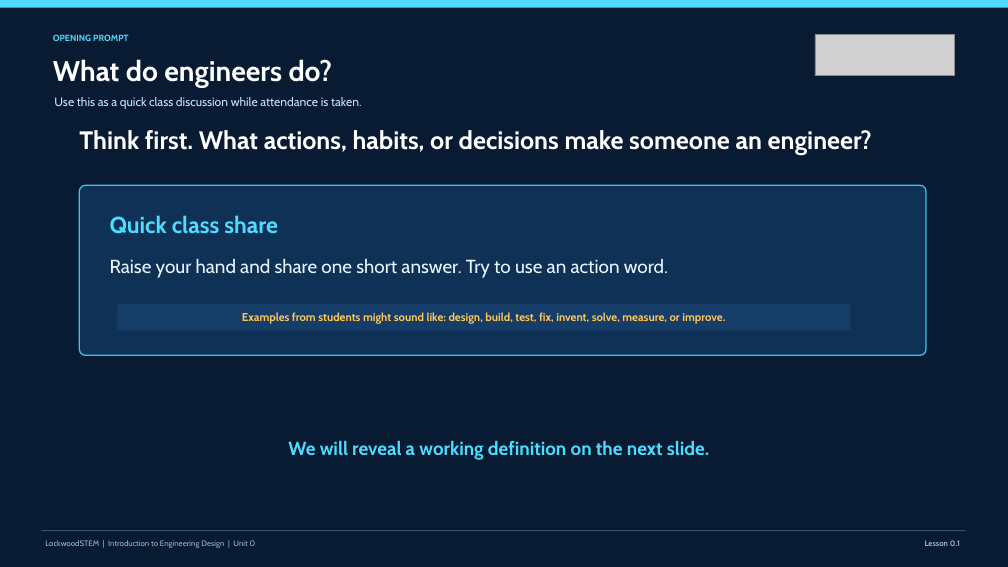
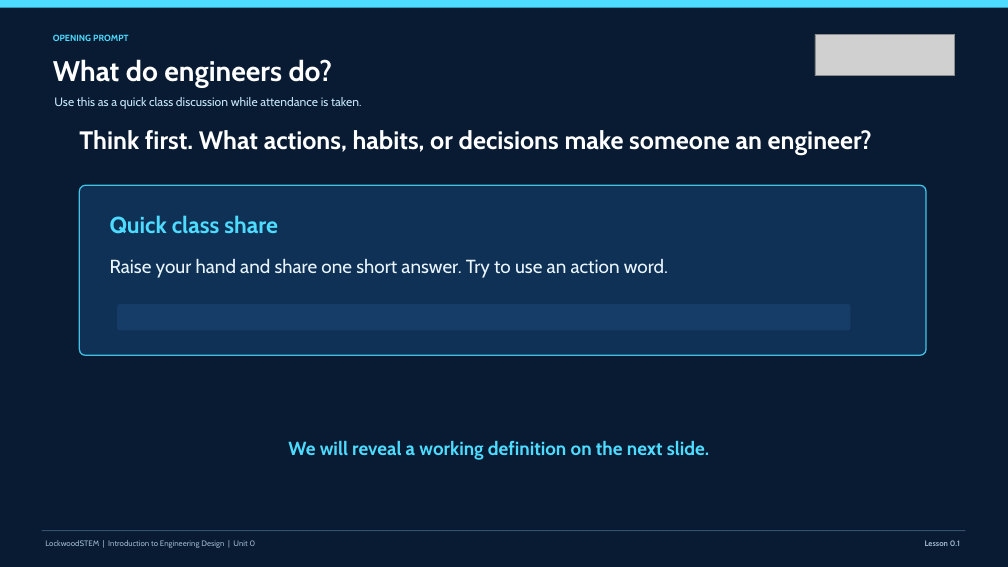
Before and after one commit to lockwoodstem/LockwoodSTEM_V3, a slide deck: slide 3 of downloads/presentations/IED_Unit0_Lesson_0.1_Course_Launch_Engineering_Mindset.pptx. Drawn at 1008x567 pixels with LibreOffice and Linux fonts; fonts in the diff are those of the drawing; grey boxes stand for pictures. Boxes give left, top, right and bottom in pixels: in the first picture for what was removed or moved away, otherwise in the second. Text is boxed around its words. In the diff, an @@ line names an element or a change of style, - is before the commit and + after.

```diff
--- a/downloads/presentations/IED_Unit0_Lesson_0.1_Course_Launch_Engineering_Mindset.pptx
+++ b/downloads/presentations/IED_Unit0_Lesson_0.1_Course_Launch_Engineering_Mindset.pptx
@@ text removed at (x1=242, y1=312, x2=725, y2=324) @@
-Examples from students might sound like: design, build, test, fix, invent, solve, measure, or improve.
```
Also in this commit, not shown: 1 other file.
